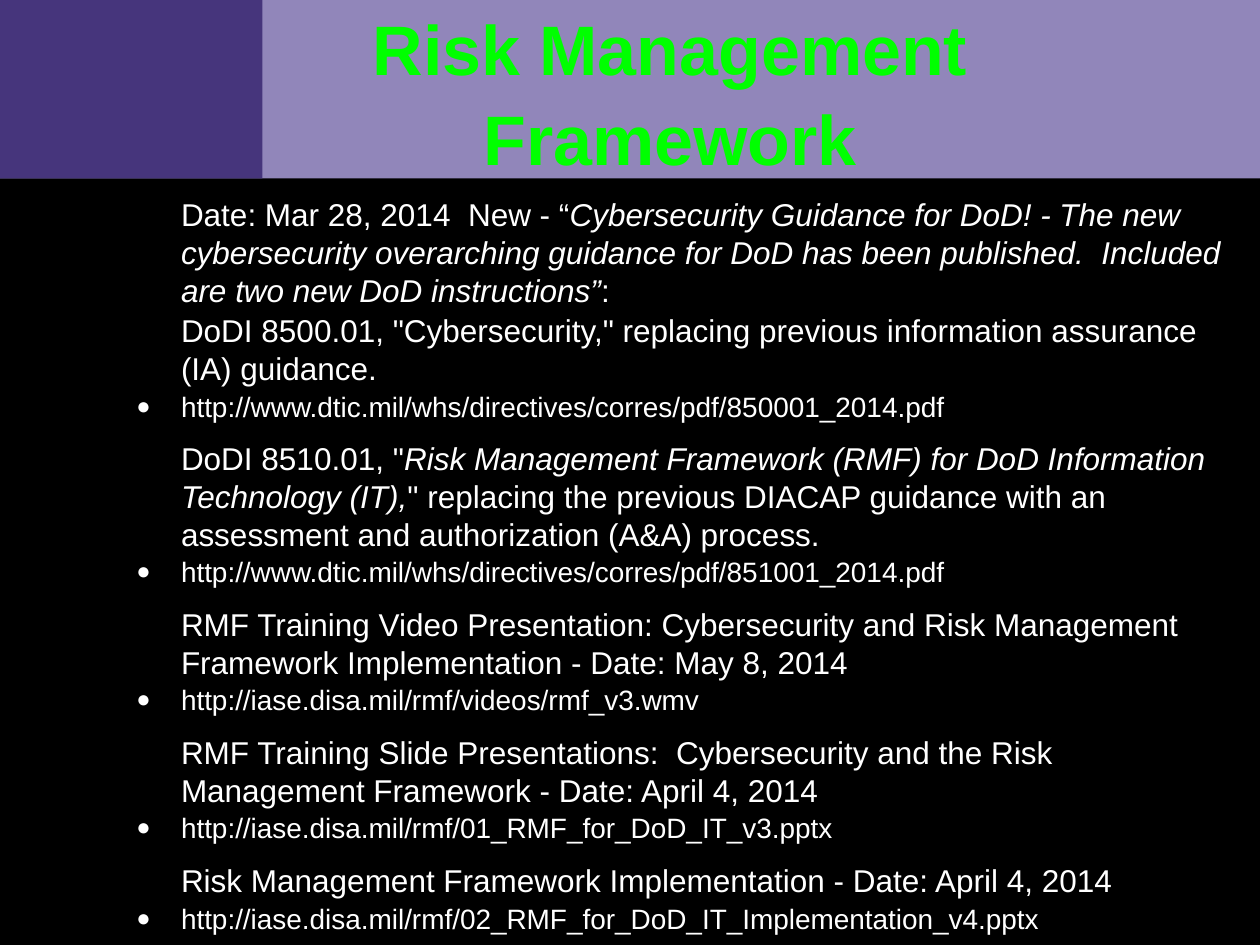
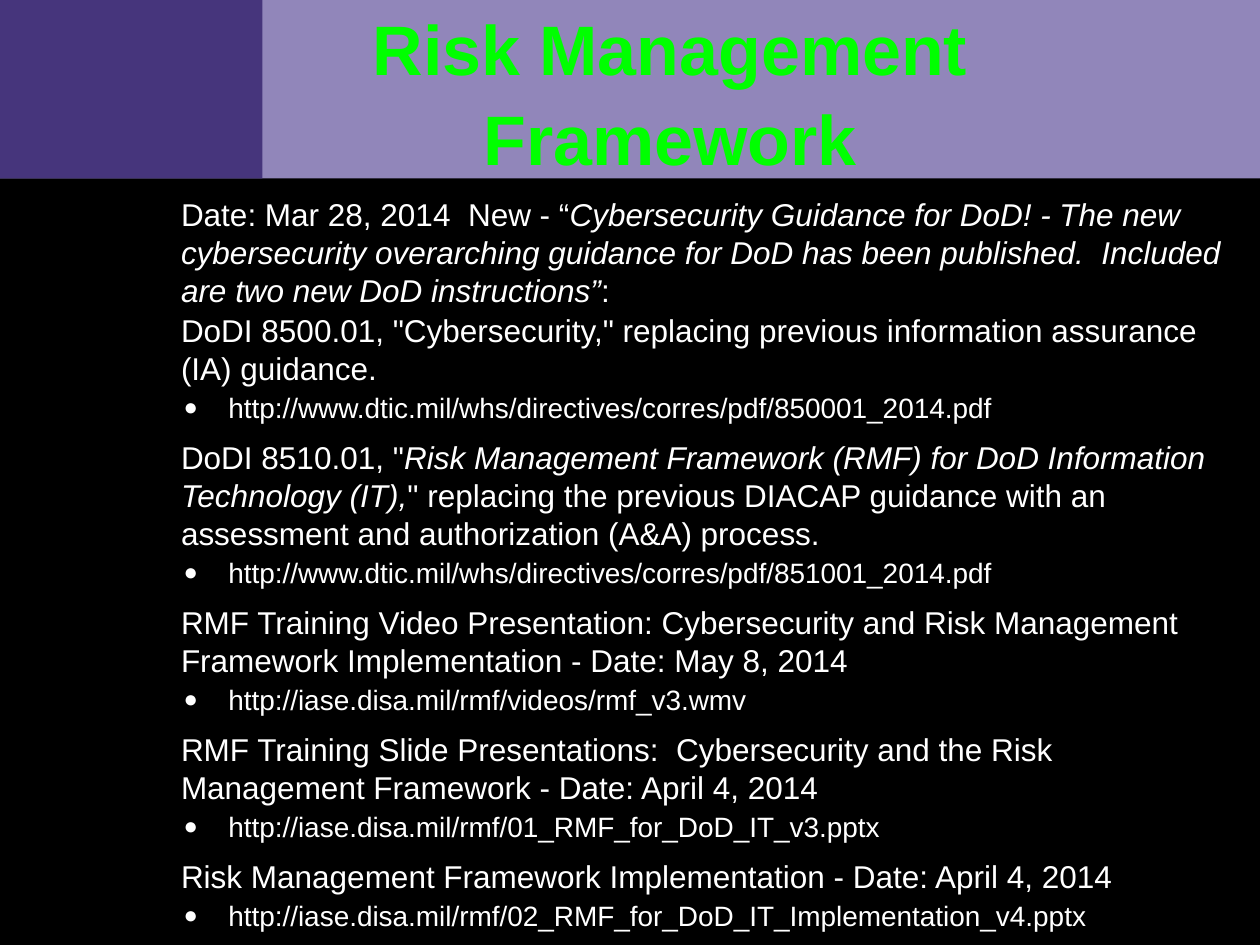
Before and after one commit to VCTLabs/elc2015-presentations, a slide deck: slide 5 of security_IoT/security_assessment_slides.odp. Drawn at 1260x945 pixels with LibreOffice and Linux fonts; fonts in the diff are those of the drawing; background and template pictures are left out. Boxes give left, top, right and bottom in pixels: in the first picture for what was removed or moved away, otherwise in the second. Text is boxed around its words. In the diff, an @@ line names an element or a change of style, - is before the commit and + after.

```diff
--- a/security_IoT/security_assessment_slides.odp
+++ b/security_IoT/security_assessment_slides.odp
@@ text at <box>228,397,1086,932</box>: list level 1 to 2 in "http://www.dtic.mil/whs/directives/corres/pdf/850001_2014.pd ..."; line spacing 1 to 20pt; list level 1 to 2 in "http://www.dtic.mil/whs/directives/corres/pdf/851001_2014.pd ..."; list level 1 to 2 in "http://iase.disa.mil/rmf/videos/rmf_v3.wmv"; list level 1 to 2 in "http://iase.disa.mil/rmf/01_RMF_for_DoD_IT_v3.pptx"; list level 1 to 2 in "http://iase.disa.mil/rmf/02_RMF_for_DoD_IT_Implementation_v4 ..." @@
```
Also in this commit, not shown: 12 other slides changed, 1 other file.
